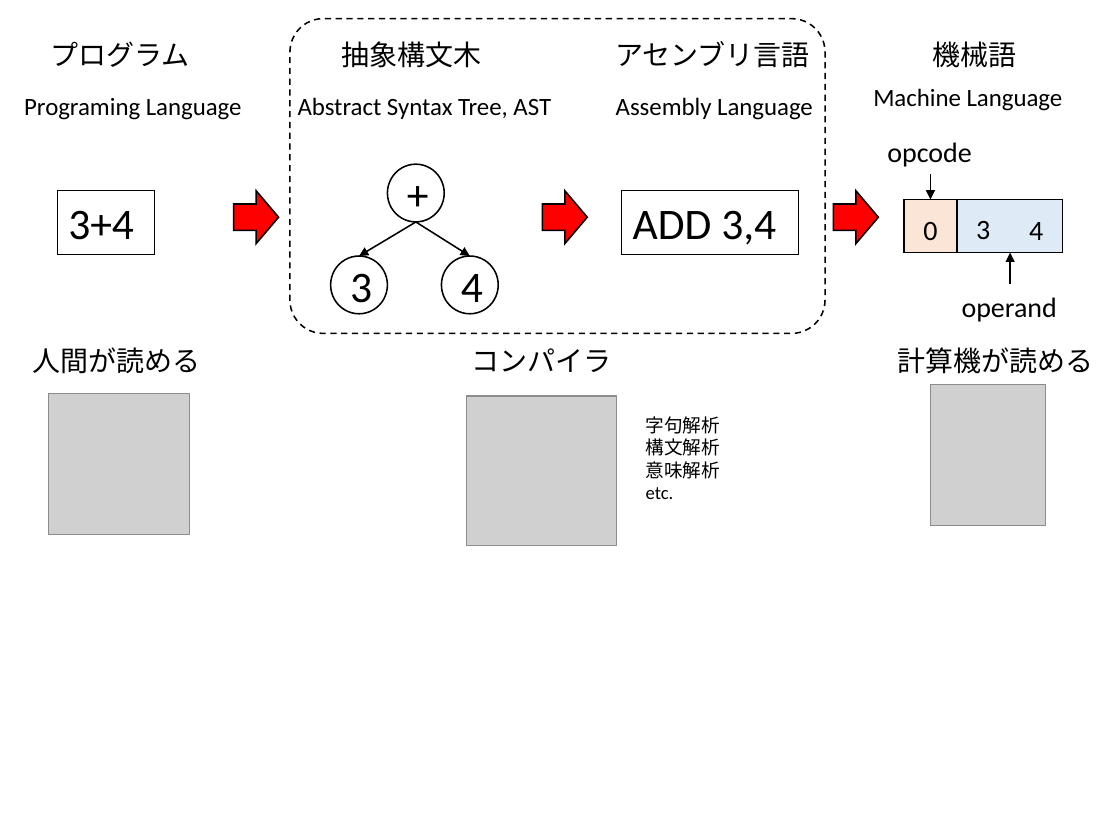
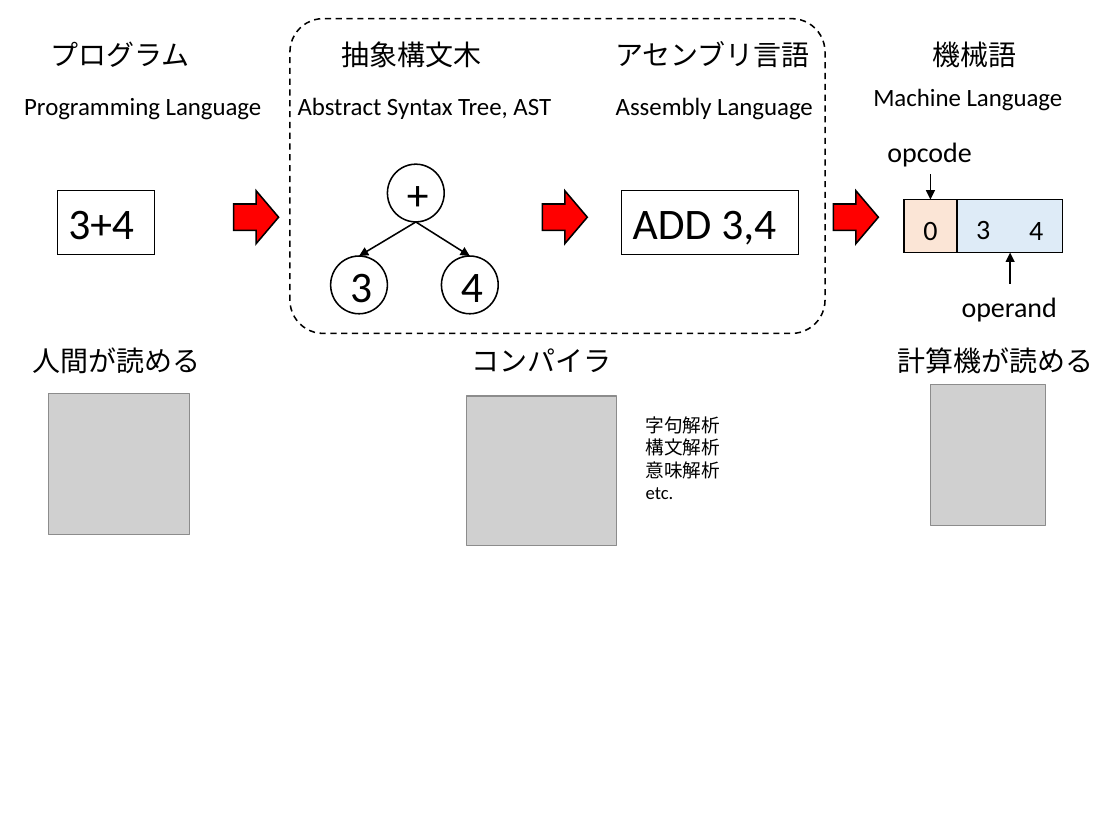
Before and after one commit to kaityo256/python_zero, a slide deck: slide 3 of howtowork/fig/fig.pptx. Drawn at 1120x840 pixels with LibreOffice and Linux fonts; fonts in the diff are those of the drawing; grey boxes stand for pictures. Boxes give left, top, right and bottom in pixels: in the first picture for what was removed or moved away, otherwise in the second. Text is boxed around its words. In the diff, an @@ line names an element or a change of style, - is before the commit and + after.

```diff
--- a/howtowork/fig/fig.pptx
+++ b/howtowork/fig/fig.pptx
@@ text at <box>24,98,262,120</box>: text changed @@
-Programing Language
+Programming Language
```
Also in this commit, not shown: 1 other slide changed, 2 other files.
